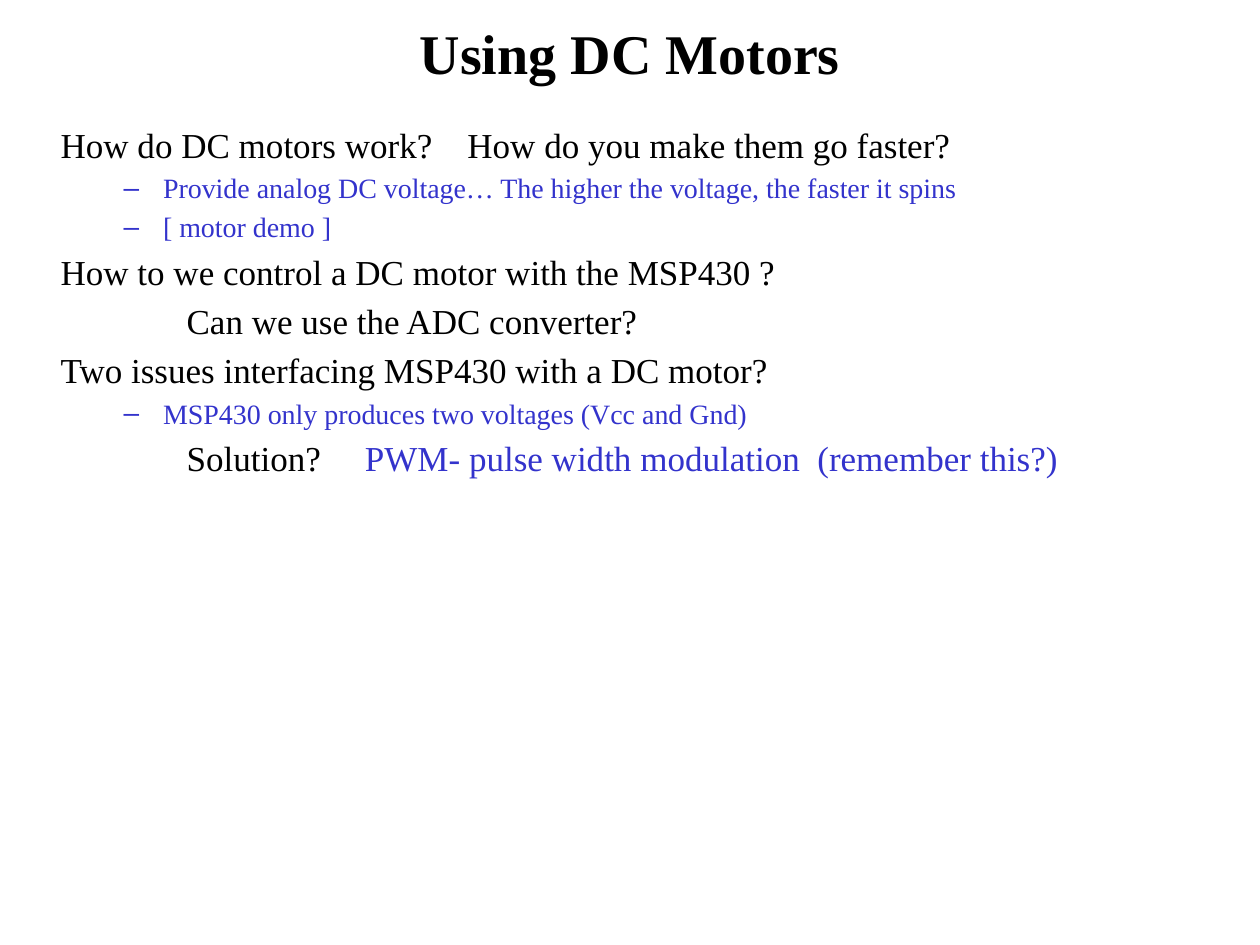
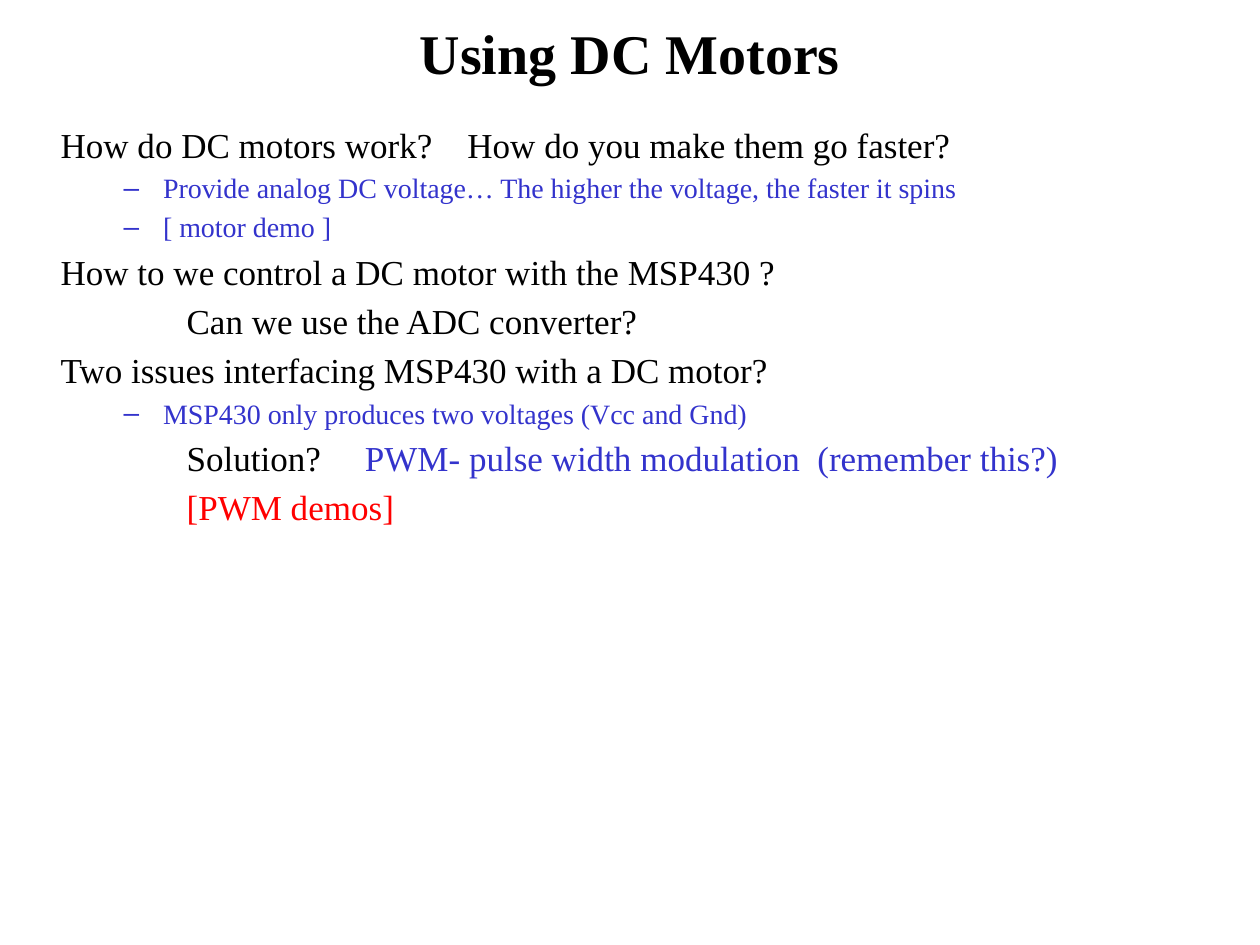
Before and after one commit to pw4rn3r/ECE382, a slide deck: slide 8 of notes/L31/Lsn32.pptx. Drawn at 1260x945 pixels with LibreOffice and Linux fonts; fonts in the diff are those of the drawing. Boxes give left, top, right and bottom in pixels: in the first picture for what was removed or moved away, otherwise in the second. Text is boxed around its words. In the diff, an @@ line names an element or a change of style, - is before the commit and + after.

```diff
--- a/notes/L31/Lsn32.pptx
+++ b/notes/L31/Lsn32.pptx
@@ text at box(187, 495, 394, 525): paragraph added @@
+[PWM demos]
```
Also in this commit, not shown: 5 other slides changed, 3 slides added, 1 slide removed.
